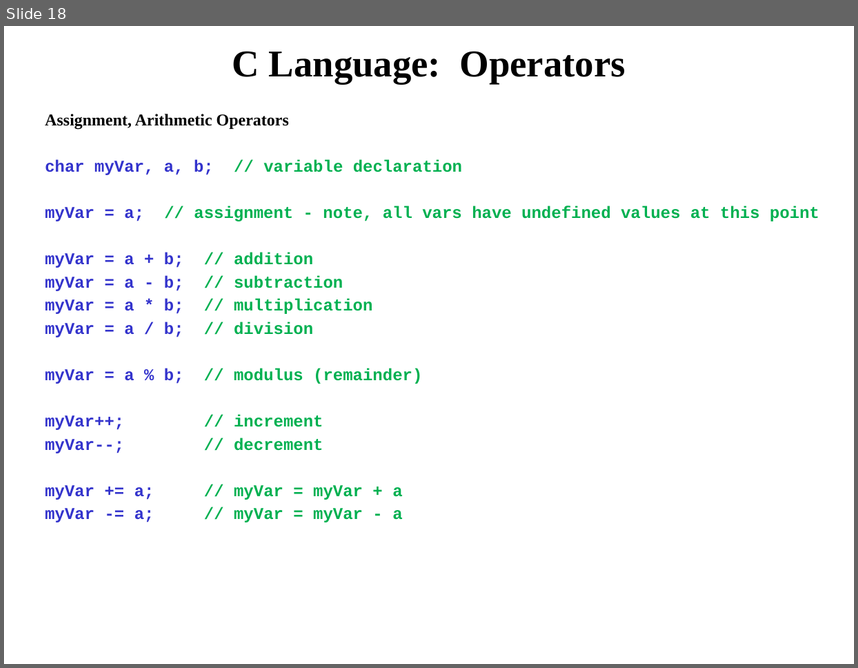
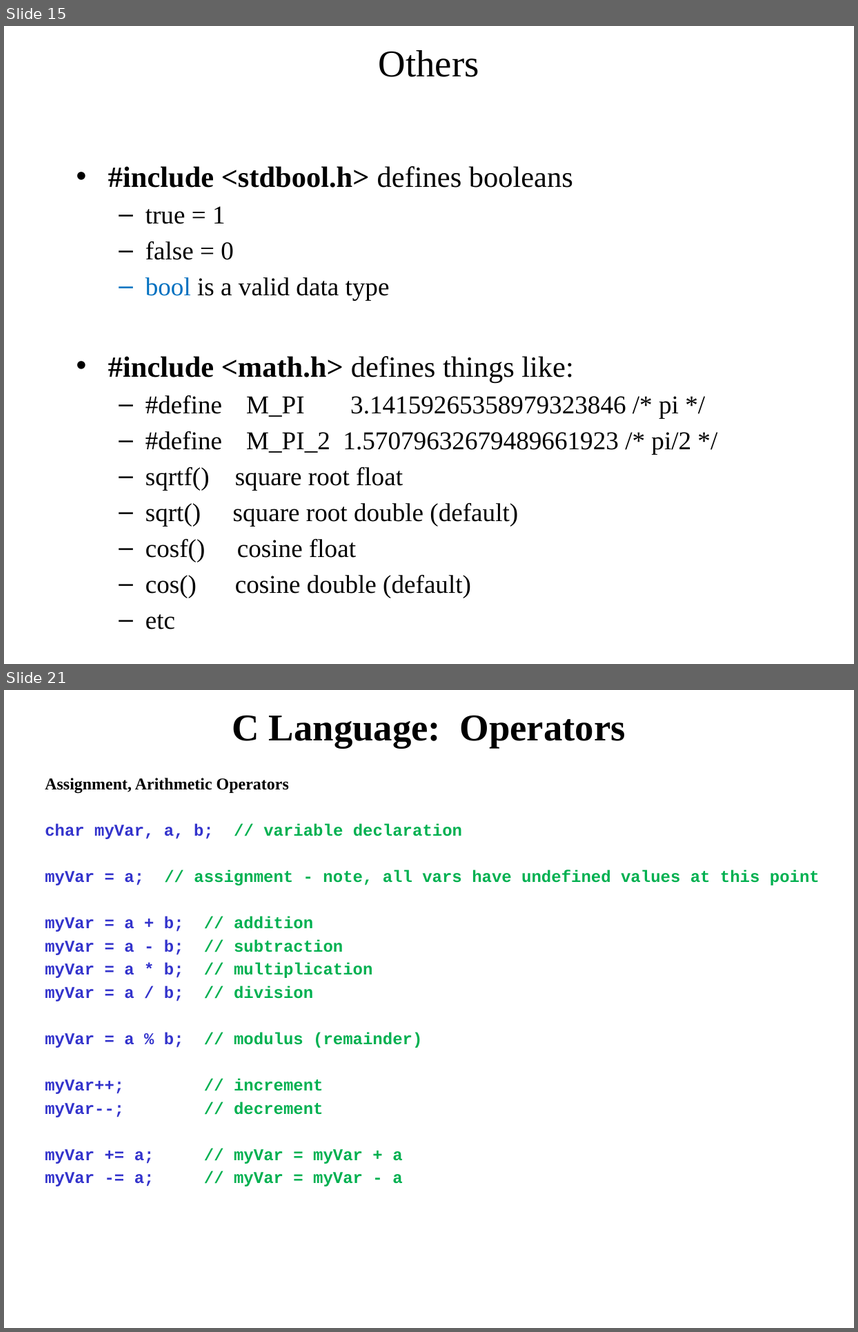
Before and after one commit to pw4rn3r/ECE382, a slide deck: notes/L19/Lsn19.pptx. Shown one above the other, each under a label of ours: slide 18 before the commit, slides 15 and 21 after it; the slides between them are not shown. The pictures are 858x668 and 858x1332 pixels, drawn with LibreOffice and Linux fonts; fonts in the diff are those of the drawing. Boxes give left, top, right and bottom in pixels: in the first picture for what was removed or moved away, otherwise in the second. Text is boxed around its words. In the diff, an @@ line names an element or a change of style, - is before the commit and + after.

```diff
--- a/notes/L19/Lsn19.pptx
+++ b/notes/L19/Lsn19.pptx
@@ slide 15 added at (4, 26, 854, 664), background #FFFFFF @@
@@ title added at (379, 50, 479, 77), 32 pt, text #000000 @@
+Others
@@ text added at (108, 166, 691, 597), 21.7 pt, text #000000 @@
+• #include <stdbool.h> defines booleans
+  – true = 1
+  – false = 0
+  – bool is a valid data type
+• #include <math.h> defines things like:
+  – #define M_PI 3.14159265358979323846 /* pi */
+  – #define M_PI_2 1.57079632679489661923 /* pi/2 */
+  – sqrtf() square root float
+  – sqrt() square root double (default)
+  – cosf() cosine float
+  – cos() cosine double (default)
+  – etc
@@ what was slide 18 is now slide 21 @@
```
Also in this commit, not shown: 7 slides changed, 5 other slides added, 3 slides removed.
